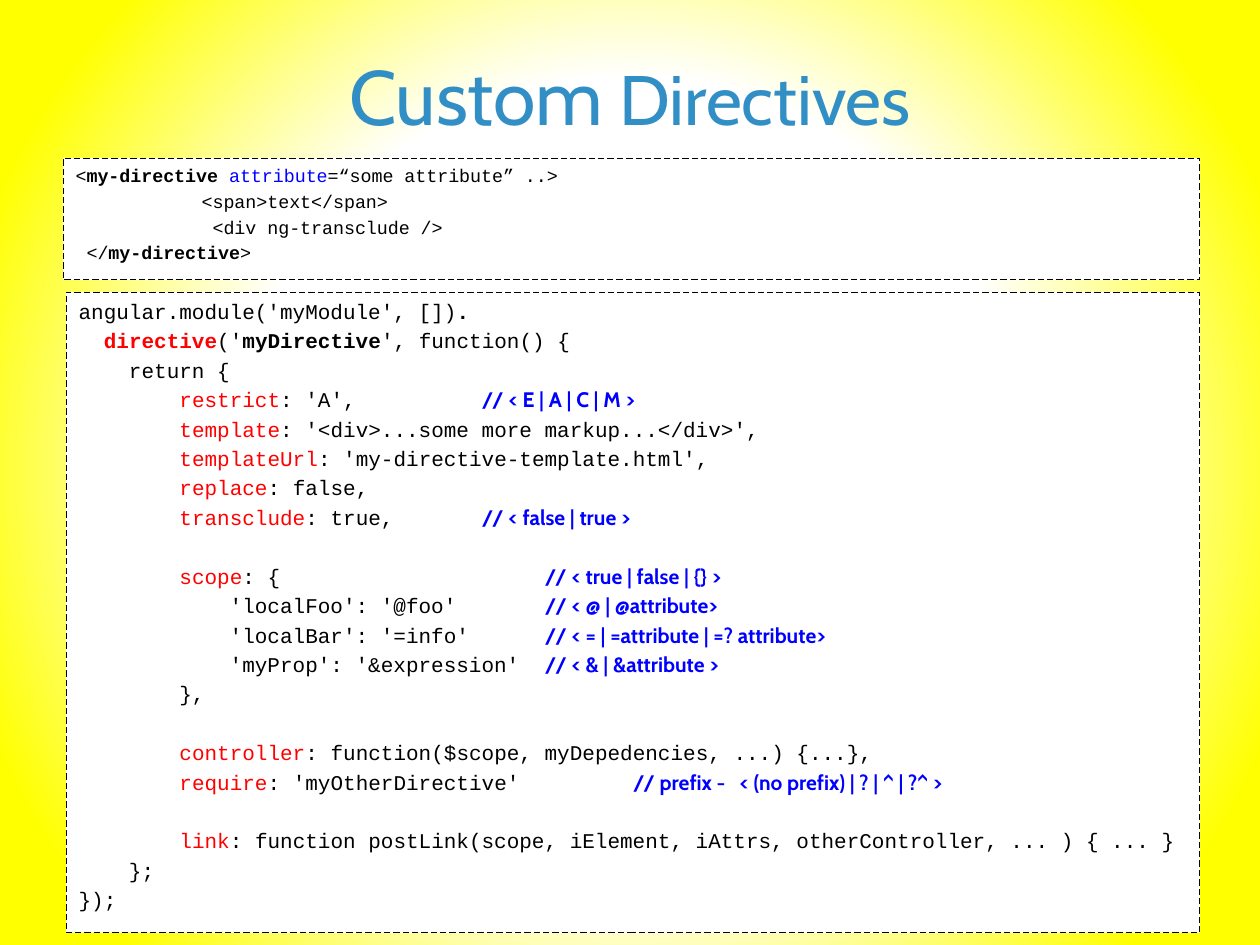
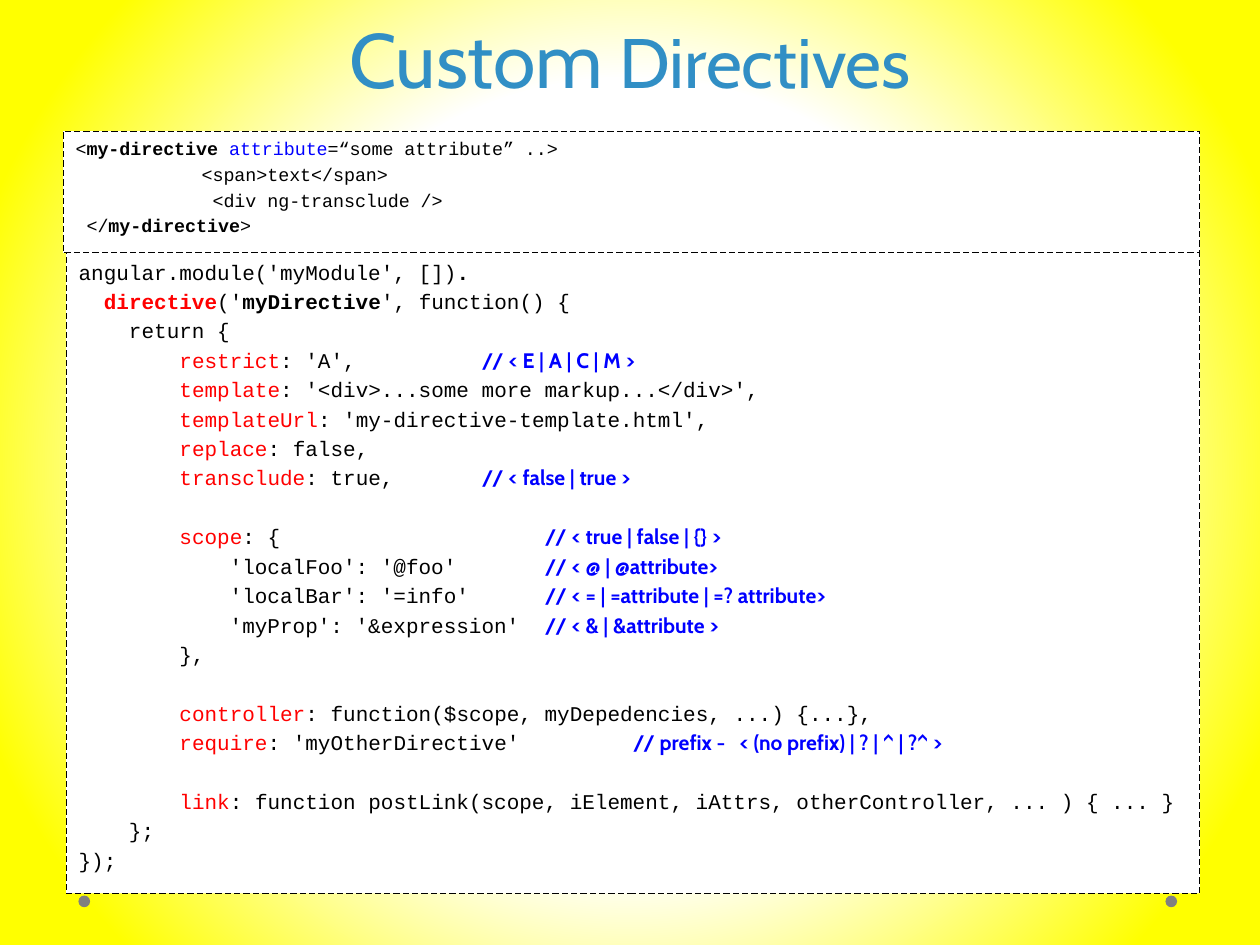
Before and after one commit to murtazahaveliwala/technext-angularjs-demo, a slide deck: slide 22 of Introduction to AngularJs.pptx. Drawn at 1260x945 pixels with LibreOffice and Linux fonts; fonts in the diff are those of the drawing. Boxes give left, top, right and bottom in pixels: in the first picture for what was removed or moved away, otherwise in the second. Text is boxed around its words. In the diff, an @@ line names an element or a change of style, - is before the commit and + after.

```diff
--- a/Introduction to AngularJs.pptx
+++ b/Introduction to AngularJs.pptx
@@ title "Custom Directives" rewrapped from bbox=[349, 60, 910, 126] to bbox=[349, 23, 910, 105] @@
@@ rectangle "<my-directive attribute=“some attribute” ..>": place and size @@
-rectangle "<my-directive attribute=“some attribute” ..>" at bbox=[63, 158, 1200, 280]
+rectangle "<my-directive attribute=“some attribute” ..>" at bbox=[63, 131, 1200, 253]
@@ text "angular.module('myModule', []).": place and size @@
-text "angular.module('myModule', [])." at bbox=[66, 292, 1200, 932]
+text "angular.module('myModule', [])." at bbox=[66, 253, 1200, 893]
@@ ellipse added at bbox=[78, 896, 89, 907], fill #808080 @@
@@ ellipse added at bbox=[1166, 896, 1177, 907], fill #808080 @@
```
Also in this commit, not shown: 4 other slides changed, 8 other files.
